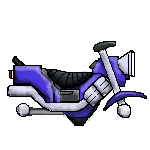
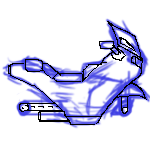
Layered file, before and after one edit (150x150). Changes by layer:
hid group "big-bike" (5 layers) over [2, 38, 150, 129]
painted on "Layer 18" over [8, 21, 147, 125]
showed "Layer 9" over [2, 18, 150, 129]
